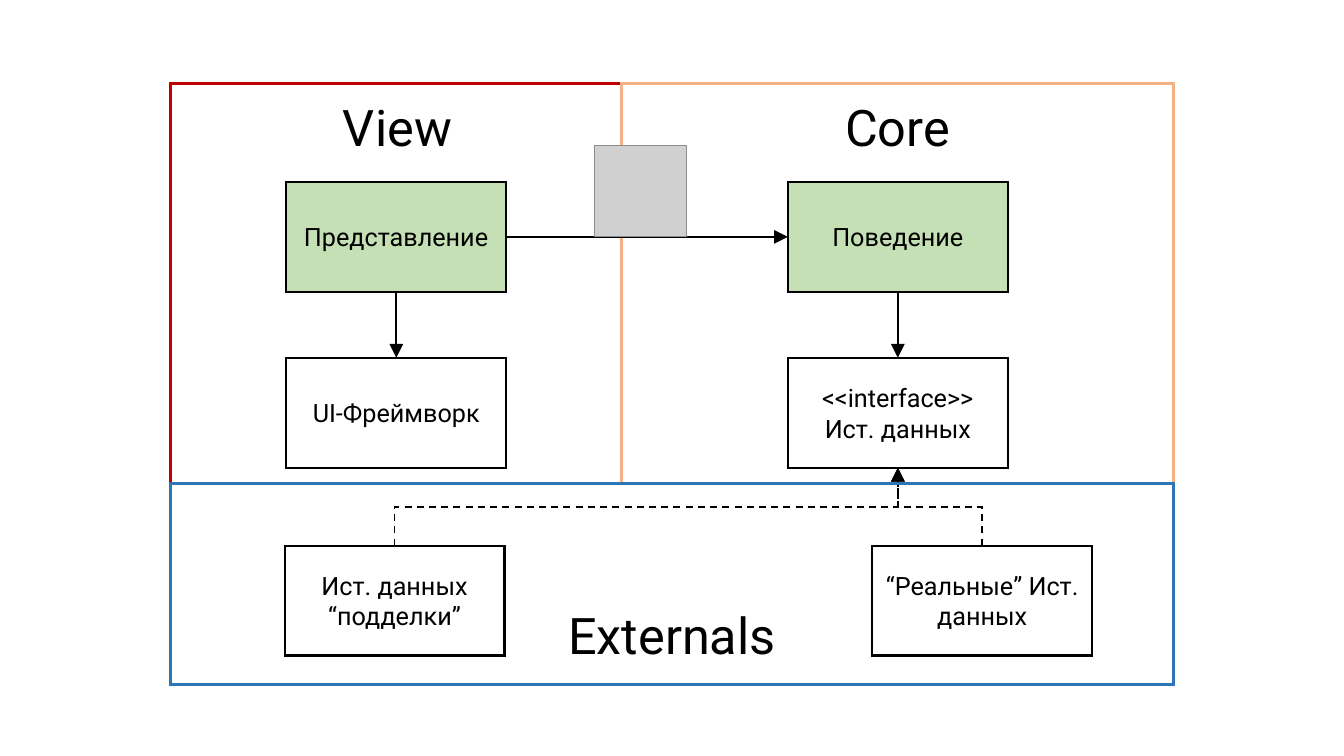
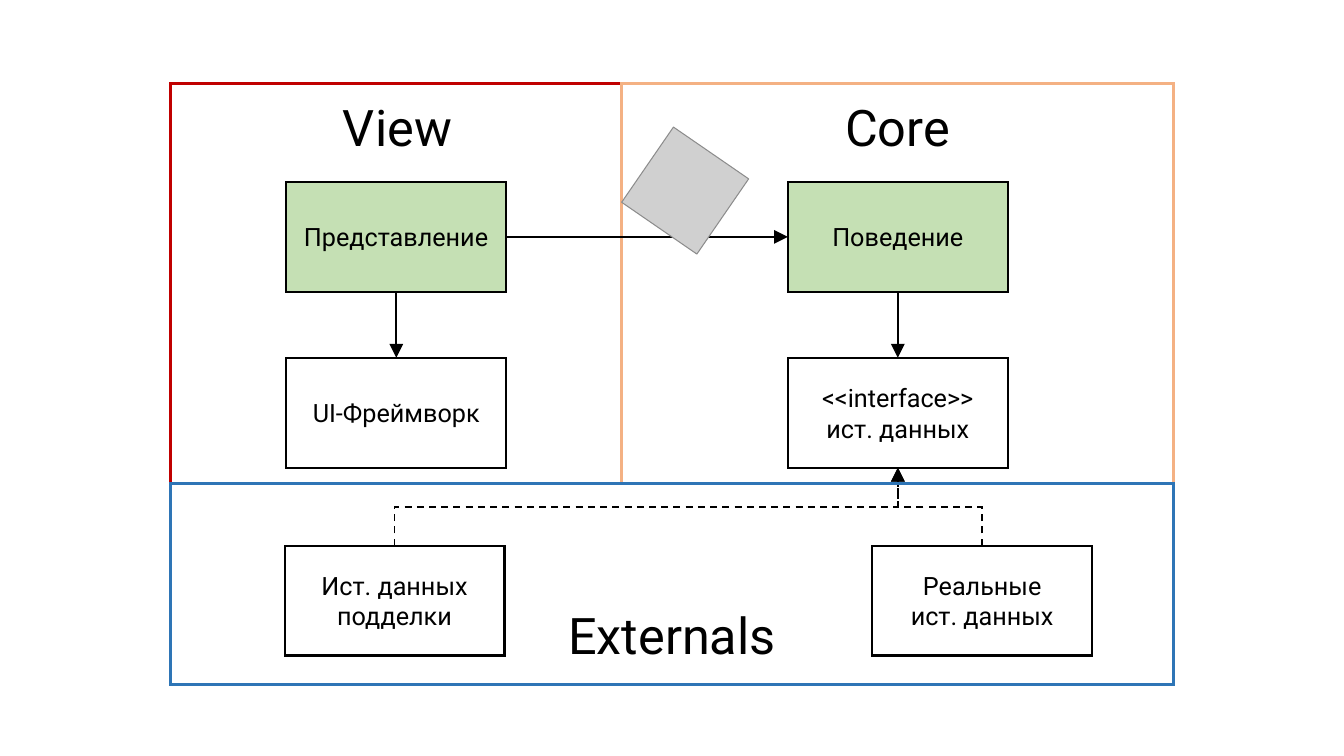
Before and after one commit to rkhaimov/brain-gym, a slide deck: slide 71 of Презентация.pptx. Drawn at 1344x756 pixels with LibreOffice and Linux fonts; fonts in the diff are those of the drawing; grey boxes stand for pictures; background and template pictures are left out. Boxes give left, top, right and bottom in pixels: in the first picture for what was removed or moved away, otherwise in the second. Text is boxed around its words. In the diff, an @@ line names an element or a change of style, - is before the commit and + after.

```diff
--- a/Презентация.pptx
+++ b/Презентация.pptx
@@ picture at bbox=[621, 127, 749, 255]: rotation 180 to 214 degrees @@
@@ text in rectangle at bbox=[826, 424, 969, 442]: text changed @@
-Ист. данных
+ист. данных
@@ text in rectangle at bbox=[321, 577, 468, 629]: text changed @@
-Ист. данных “подделки”
+Ист. данных подделки
@@ text in rectangle at bbox=[911, 577, 1053, 629]: text changed @@
-“Реальные” Ист. данных
+Реальные
+ист. данных
```
Also in this commit, not shown: 49 other slides changed, 1 slide added, 1 slide removed.
